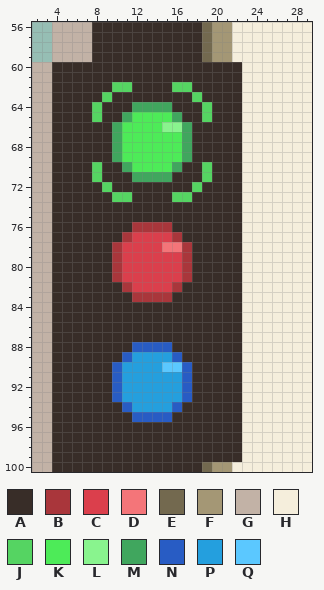
Two versions of one pixel-art file, Dimension Deck/Assets/Sprites/action cards/heal-card.aseprite. The picture above is the old version.
128x176 pixels, 1 frame. Colours within 5 levels of each other are drawn and written as one. Shown: x 2..29, y 56..100. The commit also changed other parts of the picture, which this record leaves out.
Palette (. is transparent): A #382d28  B #a9363b  C #db3f4c  D #f47579  E #73694f  F #a49775  G #c2b2a6  H #f5eedc  J #55d462  K #4deb58  L #89f48e  M #40a65e  N #285cc4  P #249fde  Q #5bc8ff
After the commit:
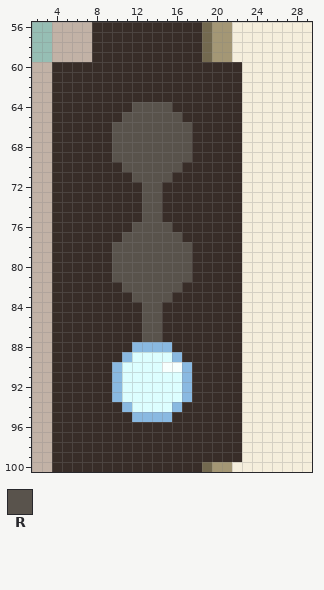
Colours new in this view: R #59534c
Difference:
@@ palette @@
-N #285cc4
+N #89b9e1
-P #249fde
+P #dcfeff
-Q #5bc8ff
+Q #f8fffe
--- layer "card"
@@ x 6..21 @@
  61 AAAAAAAAAAAAAAAA
- 62 AAAAJJAAAAJJAAAA
- 63 AAAJAAAAAAAAJAAA
- 64 AAJAAAMMMMAAAJAA
- 65 AAJAAMKKKKMAAJAA
- 66 AAAAMKKKKLLMAAAA
- 67 AAAAMKKKKKKMAAAA
- 68 AAAAMKKKKKKMAAAA
- 69 AAAAMKKKKKKMAAAA
- 70 AAJAAMKKKKMAAJAA
- 71 AAJAAAMMMMAAAJAA
- 72 AAAJAAAAAAAAJAAA
- 73 AAAAJJAAAAJJAAAA
- 74 AAAAAAAAAAAAAAAA
- 75 AAAAAAAAAAAAAAAA
- 76 AAAAAABBBBAAAAAA
- 77 AAAAABCCCCBAAAAA
- 78 AAAABCCCCDDBAAAA
- 79 AAAABCCCCCCBAAAA
- 80 AAAABCCCCCCBAAAA
- 81 AAAABCCCCCCBAAAA
- 82 AAAAABCCCCBAAAAA
- 83 AAAAAABBBBAAAAAA
- 84 AAAAAAAAAAAAAAAA
- 85 AAAAAAAAAAAAAAAA
- 86 AAAAAAAAAAAAAAAA
- 87 AAAAAAAAAAAAAAAA
+ 62 AAAAAAAAAAAAAAAA
+ 63 AAAAAAAAAAAAAAAA
+ 64 AAAAAARRRRAAAAAA
+ 65 AAAAARRRRRRAAAAA
+ 66 AAAARRRRRRRRAAAA
+ 67 AAAARRRRRRRRAAAA
+ 68 AAAARRRRRRRRAAAA
+ 69 AAAARRRRRRRRAAAA
+ 70 AAAAARRRRRRAAAAA
+ 71 AAAAAARRRRAAAAAA
+ 72 AAAAAAARRAAAAAAA
+ 73 AAAAAAARRAAAAAAA
+ 74 AAAAAAARRAAAAAAA
+ 75 AAAAAAARRAAAAAAA
+ 76 AAAAAARRRRAAAAAA
+ 77 AAAAARRRRRRAAAAA
+ 78 AAAARRRRRRRRAAAA
+ 79 AAAARRRRRRRRAAAA
+ 80 AAAARRRRRRRRAAAA
+ 81 AAAARRRRRRRRAAAA
+ 82 AAAAARRRRRRAAAAA
+ 83 AAAAAARRRRAAAAAA
+ 84 AAAAAAARRAAAAAAA
+ 85 AAAAAAARRAAAAAAA
+ 86 AAAAAAARRAAAAAAA
+ 87 AAAAAAARRAAAAAAA
  88 AAAAAANNNNAAAAAA
